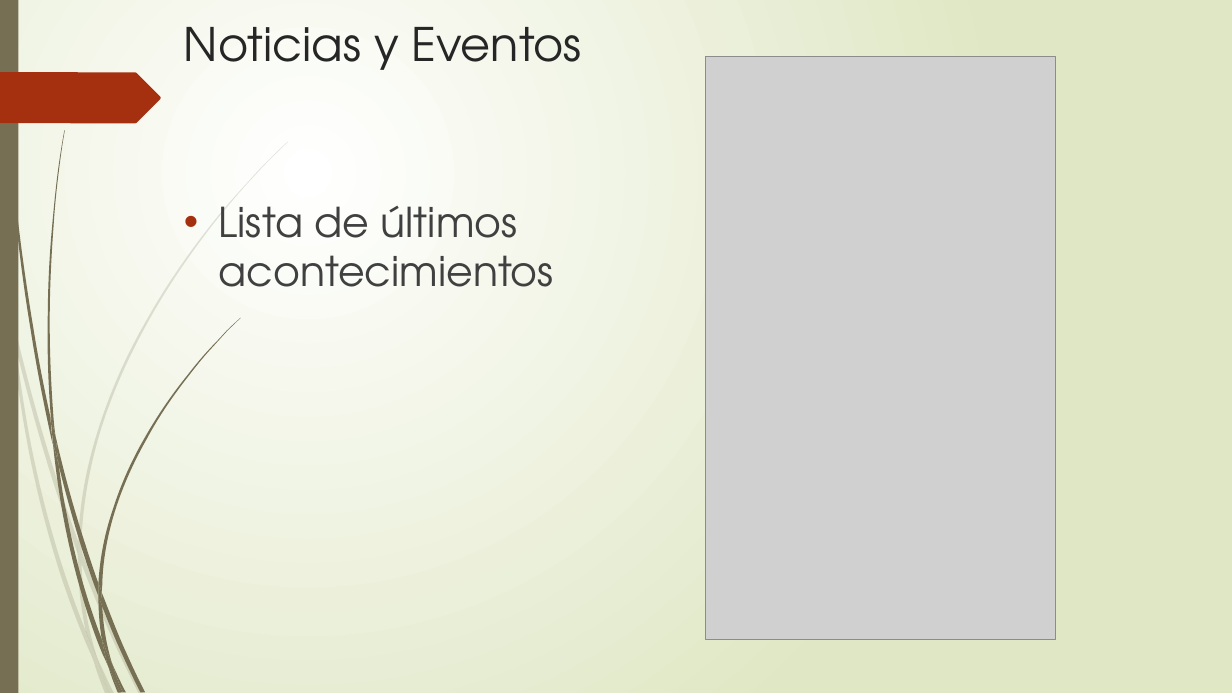
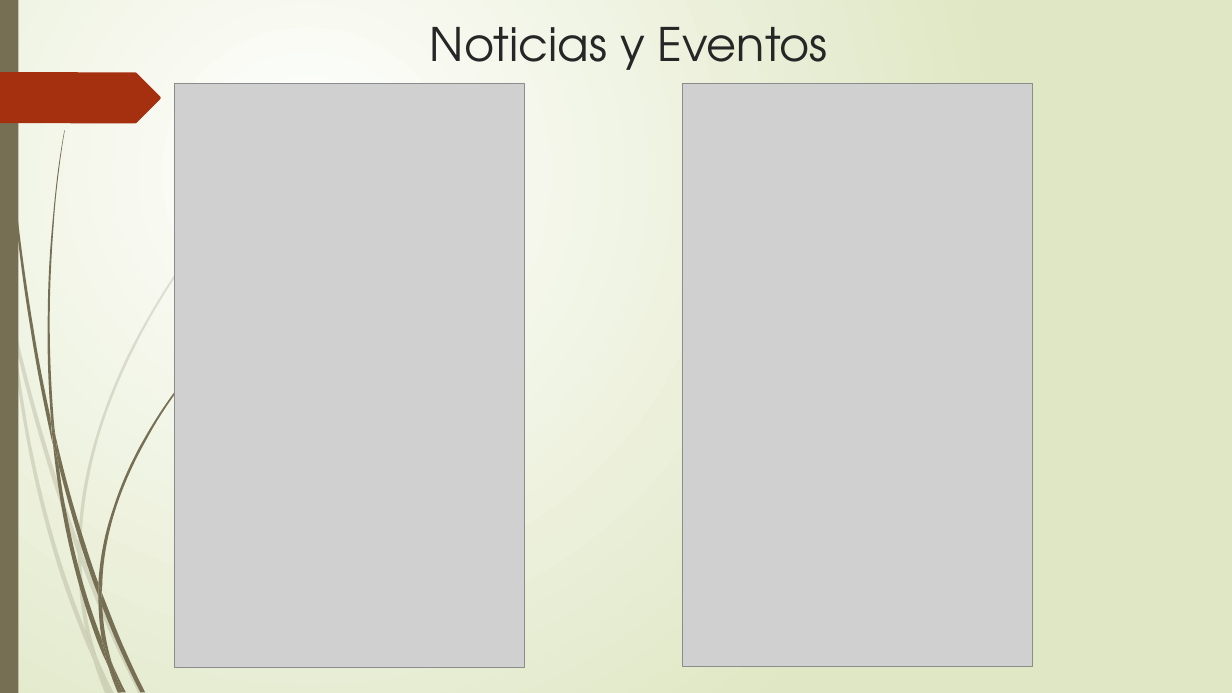
Before and after one commit to anfesmo/Oferta_Institucional, a slide deck: slide 8 of Presentación1.pptx (slide 11 before the commit). Drawn at 1232x693 pixels with LibreOffice and Linux fonts; fonts in the diff are those of the drawing; grey boxes stand for pictures. Boxes give left, top, right and bottom in pixels: in the first picture for what was removed or moved away, otherwise in the second. Text is boxed around its words. In the diff, an @@ line names an element or a change of style, - is before the commit and + after.

```diff
--- a/Presentación1.pptx
+++ b/Presentación1.pptx
@@ title "Noticias y Eventos": place and size @@
-title "Noticias y Eventos" at [184,27,582,70]
+title "Noticias y Eventos" at [430,27,828,70]
@@ picture: place and size @@
-picture at [706,56,1056,640]
+picture at [175,84,525,668]
@@ picture added at [683,84,1032,666] @@
@@ text removed at [219,206,554,287] @@
-• Lista de últimos acontecimientos
```
Also in this commit, not shown: 1 slide added.
